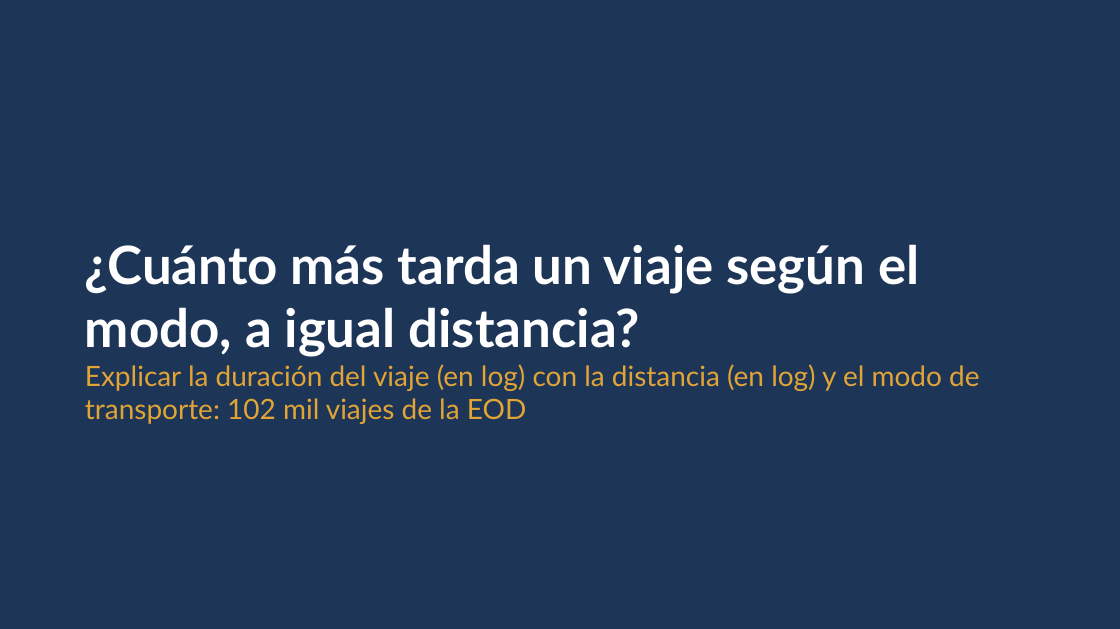
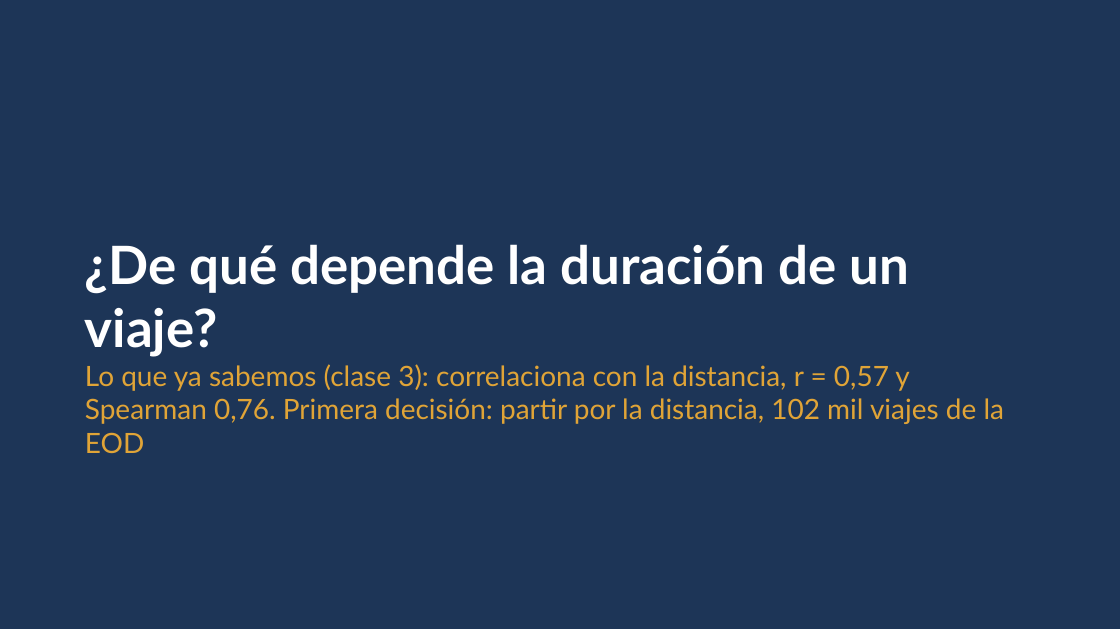
Before and after one commit to daniopitz/diplomado-cdd, a slide deck: slide 15 of presentaciones/clase04_regresion_multiple.pptx (slide 27 before the commit). Drawn at 1120x629 pixels with LibreOffice and Linux fonts; fonts in the diff are those of the drawing. Boxes give left, top, right and bottom in pixels: in the first picture for what was removed or moved away, otherwise in the second. Text is boxed around its words. In the diff, an @@ line names an element or a change of style, - is before the commit and + after.

```diff
--- a/presentaciones/clase04_regresion_multiple.pptx
+++ b/presentaciones/clase04_regresion_multiple.pptx
@@ text at [85,244,1005,453]: text changed @@
-¿Cuánto más tarda un viaje según el modo, a igual distancia?
-Explicar la duración del viaje (en log) con la distancia (en log) y el modo de transporte: 102 mil viajes de la EOD
+¿De qué depende la duración de un viaje?
+Lo que ya sabemos (clase 3): correlaciona con la distancia, r = 0,57 y Spearman 0,76. Primera decisión: partir por la distancia, 102 mil viajes de la EOD
```
Also in this commit, not shown: 2 other slides changed, 5 slides added, 3 other files.
